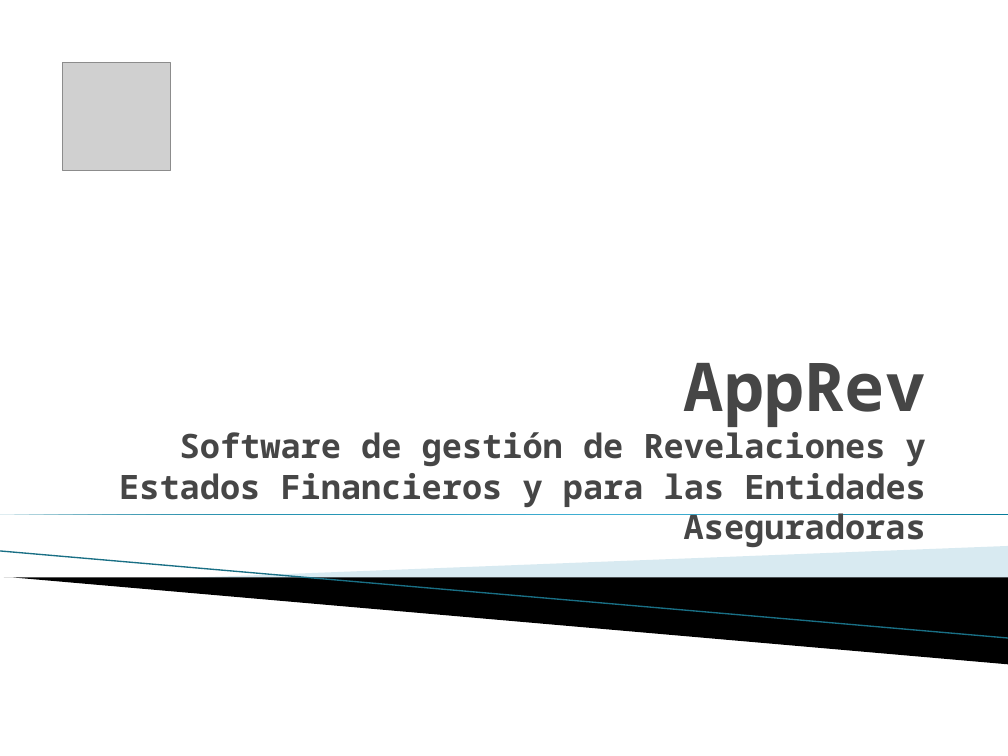
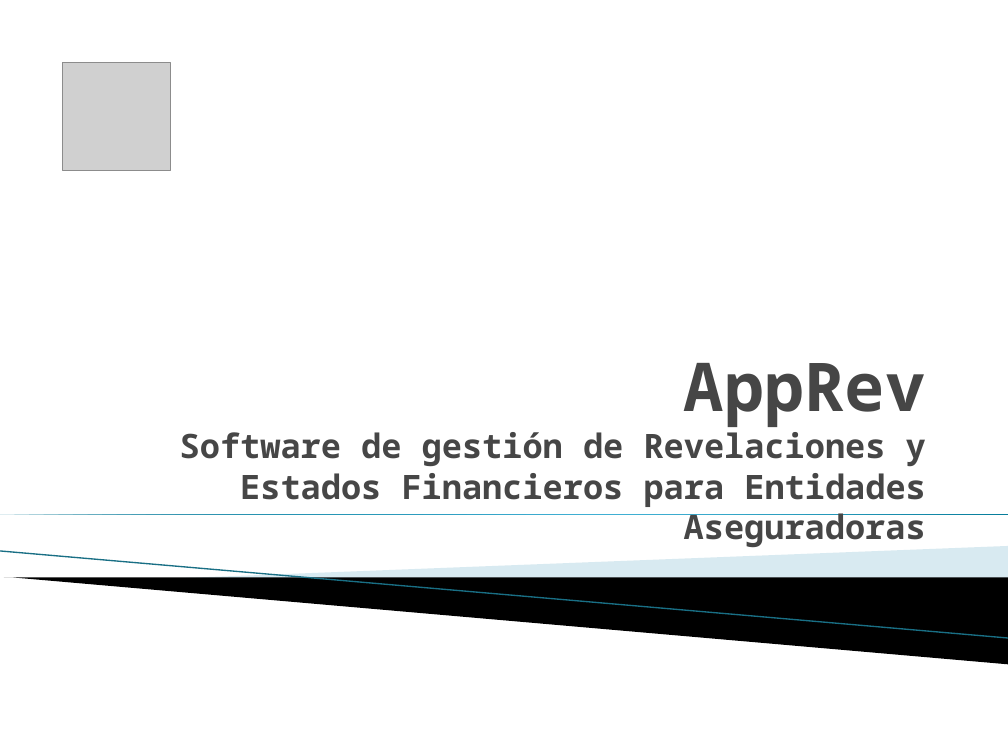
Before and after one commit to vicky1404/rev-ii, a slide deck: slide 1 of docs/comercial/brochure.pptx. Drawn at 1008x756 pixels with LibreOffice and Linux fonts; fonts in the diff are those of the drawing; grey boxes stand for pictures; background and template pictures are left out. Boxes give left, top, right and bottom in pixels: in the first picture for what was removed or moved away, otherwise in the second. Text is boxed around its words. In the diff, an @@ line names an element or a change of style, - is before the commit and + after.

```diff
--- a/docs/comercial/brochure.pptx
+++ b/docs/comercial/brochure.pptx
@@ title at bbox=[180, 363, 926, 547]: text changed @@
-AppRev
-Software de gestión de Revelaciones y Estados Financieros y para las Entidades Aseguradoras
+AppRev
+Software de gestión de Revelaciones y Estados Financieros para Entidades Aseguradoras
```
Also in this commit, not shown: 1 other slide changed, 2 slides added, 1 slide removed.
